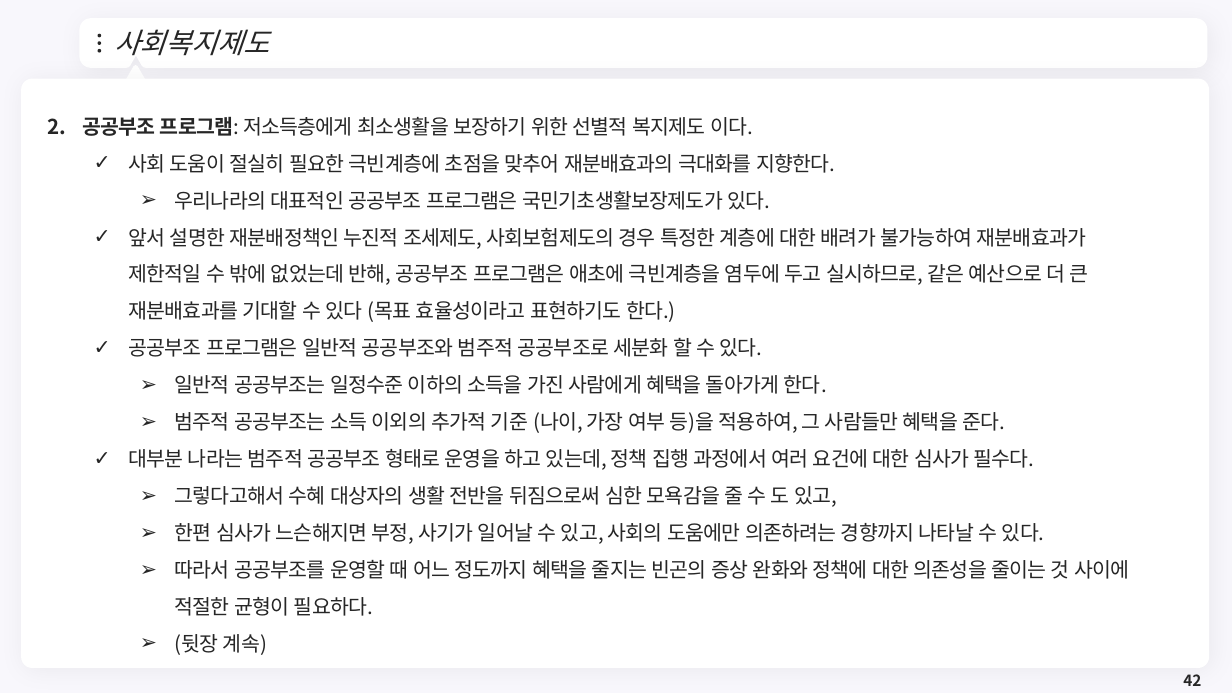
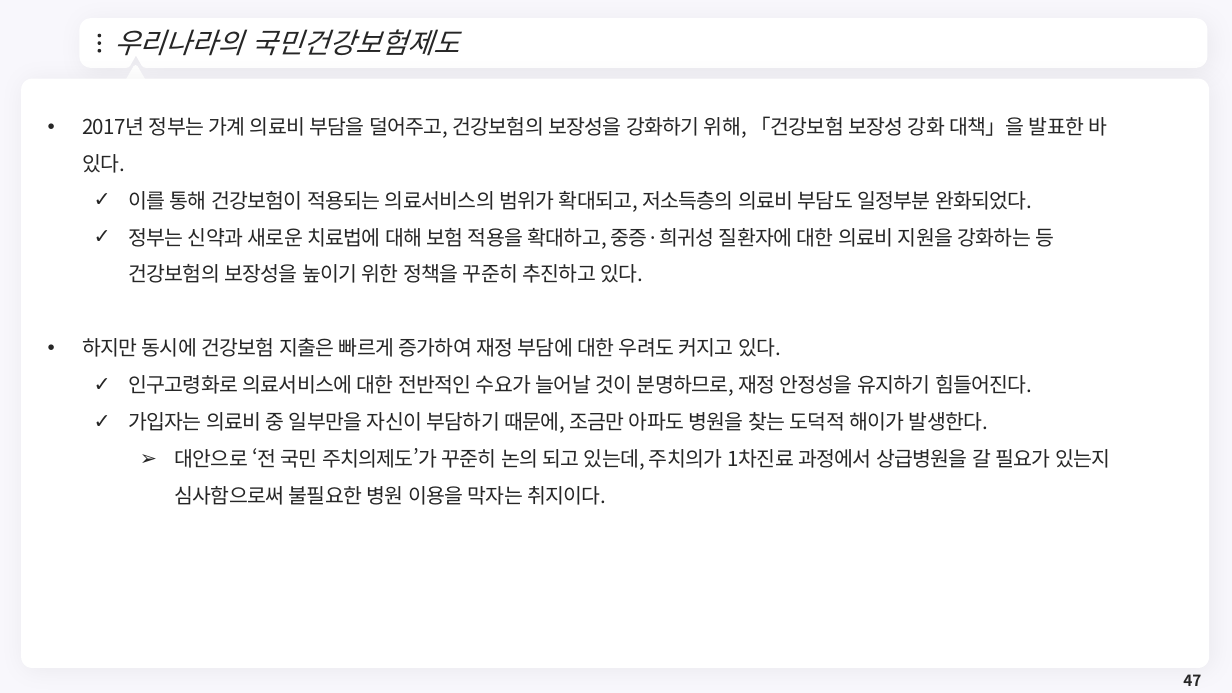
Before and after one commit to meandthey/Teaching, a slide deck: slide 47 of 재정학/01_Lectures/재정학_Chapter_10.pptx (slide 42 before the commit). Drawn at 1232x693 pixels with LibreOffice and Linux fonts; fonts in the diff are those of the drawing; background and template pictures are left out. Boxes give left, top, right and bottom in pixels: in the first picture for what was removed or moved away, otherwise in the second. Text is boxed around its words. In the diff, an @@ line names an element or a change of style, - is before the commit and + after.

```diff
--- a/재정학/01_Lectures/재정학_Chapter_10.pptx
+++ b/재정학/01_Lectures/재정학_Chapter_10.pptx
@@ title at box(114, 29, 459, 56): text changed @@
-사회복지제도
+우리나라의 국민건강보험제도
@@ text removed at box(82, 117, 1129, 655) @@
-2. 공공부조 프로그램: 저소득층에게 최소생활을 보장하기 위한 선별적 복지제도 이다.
-  ✓ 사회 도움이 절실히 필요한 극빈계층에 초점을 맞추어 재분배효과의 극대화를 지향한다.
-    ➢ 우리나라의 대표적인 공공부조 프로그램은 국민기초생활보장제도가 있다.
-  ✓ 앞서 설명한 재분배정책인 누진적 조세제도, 사회보험제도의 경우 특정한 계층에 대한 배려가 불가능하여 재분배효과가 제한적일 수 밖에 없었는데 반해, 공공부조 프로그램은 애초에 극빈계층을 염두에 두고 실시하므로, 같은 예산으로 더 큰 재분배효과를 기대할 수 있다 (목표 효율성이라고 표현하기도 한다.)
-  ✓ 공공부조 프로그램은 일반적 공공부조와 범주적 공공부조로 세분화 할 수 있다.
-    ➢ 일반적 공공부조는 일정수준 이하의 소득을 가진 사람에게 혜택을 돌아가게 한다.
-    ➢ 범주적 공공부조는 소득 이외의 추가적 기준 (나이, 가장 여부 등)을 적용하여, 그 사람들만 혜택을 준다.
-  ✓ 대부분 나라는 범주적 공공부조 형태로 운영을 하고 있는데, 정책 집행 과정에서 여러 요건에 대한 심사가 필수다.
-    ➢ 그렇다고해서 수혜 대상자의 생활 전반을 뒤짐으로써 심한 모욕감을 줄 수 도 있고,
-    ➢ 한편 심사가 느슨해지면 부정, 사기가 일어날 수 있고, 사회의 도움에만 의존하려는 경향까지 나타날 수 있다.
-    ➢ 따라서 공공부조를 운영할 때 어느 정도까지 혜택을 줄지는 빈곤의 증상 완화와 정책에 대한 의존성을 줄이는 것 사이에 적절한 균형이 필요하다.
-    ➢ (뒷장 계속)
@@ text added at box(82, 116, 1110, 505), 16 pt, text #262626 @@
+• 2017년 정부는 가계 의료비 부담을 덜어주고, 건강보험의 보장성을 강화하기 위해, 「건강보험 보장성 강화 대책」을 발표한 바 있다.
+  ✓ 이를 통해 건강보험이 적용되는 의료서비스의 범위가 확대되고, 저소득층의 의료비 부담도 일정부분 완화되었다.
+  ✓ 정부는 신약과 새로운 치료법에 대해 보험 적용을 확대하고, 중증·희귀성 질환자에 대한 의료비 지원을 강화하는 등 건강보험의 보장성을 높이기 위한 정책을 꾸준히 추진하고 있다.
+• 하지만 동시에 건강보험 지출은 빠르게 증가하여 재정 부담에 대한 우려도 커지고 있다.
+  ✓ 인구고령화로 의료서비스에 대한 전반적인 수요가 늘어날 것이 분명하므로, 재정 안정성을 유지하기 힘들어진다.
+  ✓ 가입자는 의료비 중 일부만을 자신이 부담하기 때문에, 조금만 아파도 병원을 찾는 도덕적 해이가 발생한다.
+    ➢ 대안으로 ‘전 국민 주치의제도’가 꾸준히 논의 되고 있는데, 주치의가 1차진료 과정에서 상급병원을 갈 필요가 있는지 심사함으로써 불필요한 병원 이용을 막자는 취지이다.
@@ page number at box(1183, 674, 1201, 686): text changed @@
-42
+47
```
Also in this commit, not shown: 8 other slides changed, 6 slides added, 17 slides removed, 1 other file.
